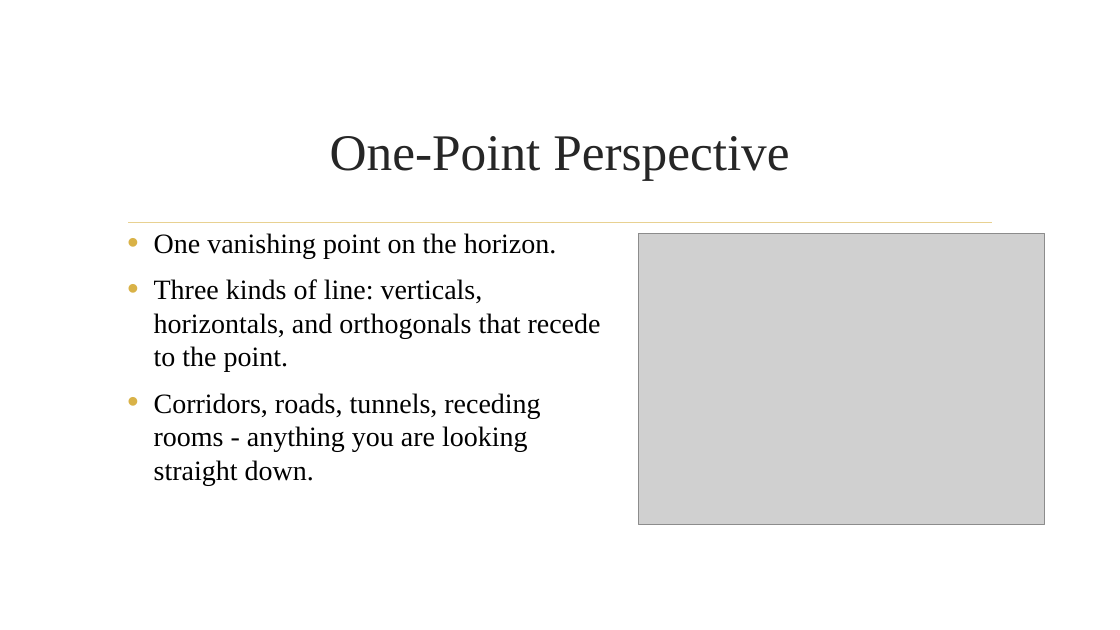
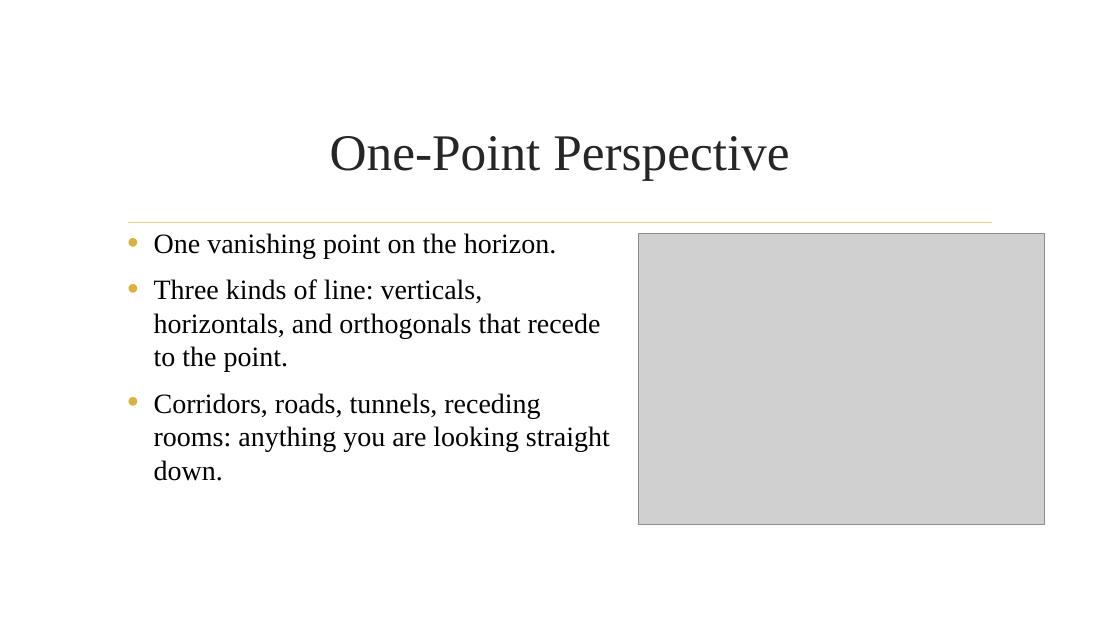
Before and after one commit to dcoes/Classes, a slide deck: slide 14 of Storyboarding/NewLectures/06_Perspective_REVISED.pptx. Drawn at 1120x630 pixels with LibreOffice and Linux fonts; fonts in the diff are those of the drawing; grey boxes stand for pictures; background and template pictures are left out. Boxes give left, top, right and bottom in pixels: in the first picture for what was removed or moved away, otherwise in the second. Text is boxed around its words. In the diff, an @@ line names an element or a change of style, - is before the commit and + after.

```diff
--- a/Storyboarding/NewLectures/06_Perspective_REVISED.pptx
+++ b/Storyboarding/NewLectures/06_Perspective_REVISED.pptx
@@ text at bbox=[154, 393, 610, 481]: text changed @@
-• Corridors, roads, tunnels, receding rooms - anything you are looking straight down.
+• Corridors, roads, tunnels, receding rooms: anything you are looking straight down.
```
Also in this commit, not shown: 15 other slides changed, 21 other files.
